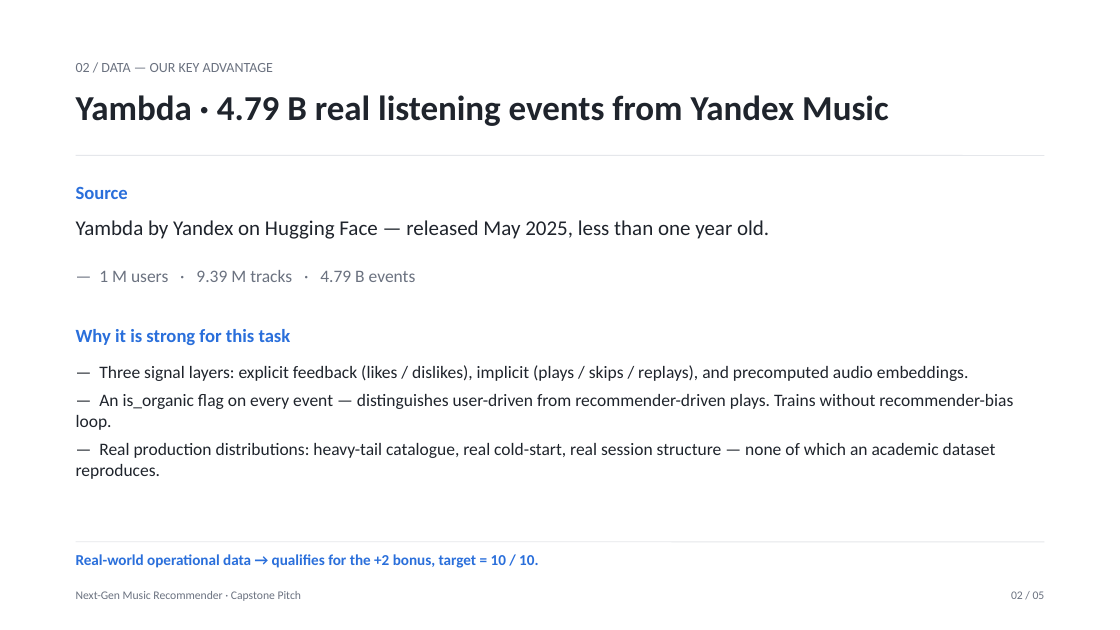
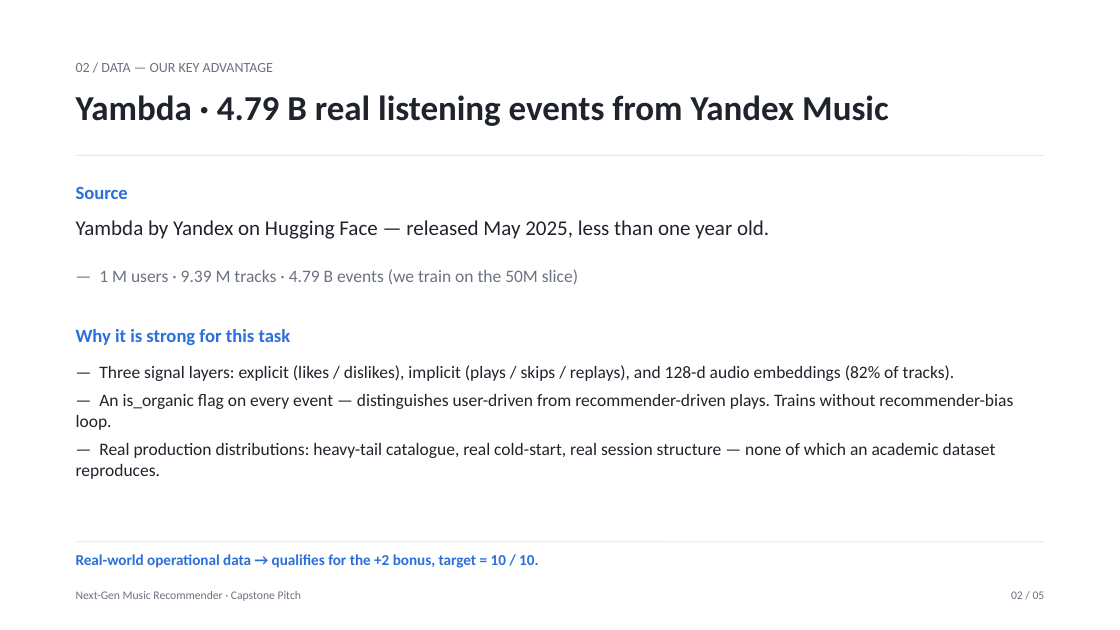
Before and after one commit to ak1232320/nndl_capstone_2026, a slide deck: slide 3 of Pitch_YMusic.pptx. Drawn at 1120x630 pixels with LibreOffice and Linux fonts; fonts in the diff are those of the drawing. Boxes give left, top, right and bottom in pixels: in the first picture for what was removed or moved away, otherwise in the second. Text is boxed around its words. In the diff, an @@ line names an element or a change of style, - is before the commit and + after.

```diff
--- a/Pitch_YMusic.pptx
+++ b/Pitch_YMusic.pptx
@@ text at <box>99,269,578,284</box>: text changed @@
-— 1 M users · 9.39 M tracks · 4.79 B events
+— 1 M users · 9.39 M tracks · 4.79 B events (we train on the 50M slice)
@@ text at <box>99,365,955,381</box>: text changed @@
-— Three signal layers: explicit feedback (likes / dislikes), implicit (plays / skips / replays), and precomputed audio embeddings.
+— Three signal layers: explicit (likes / dislikes), implicit (plays / skips / replays), and 128-d audio embeddings (82% of tracks).
```
Also in this commit, not shown: 4 other slides changed, 1 other file.
